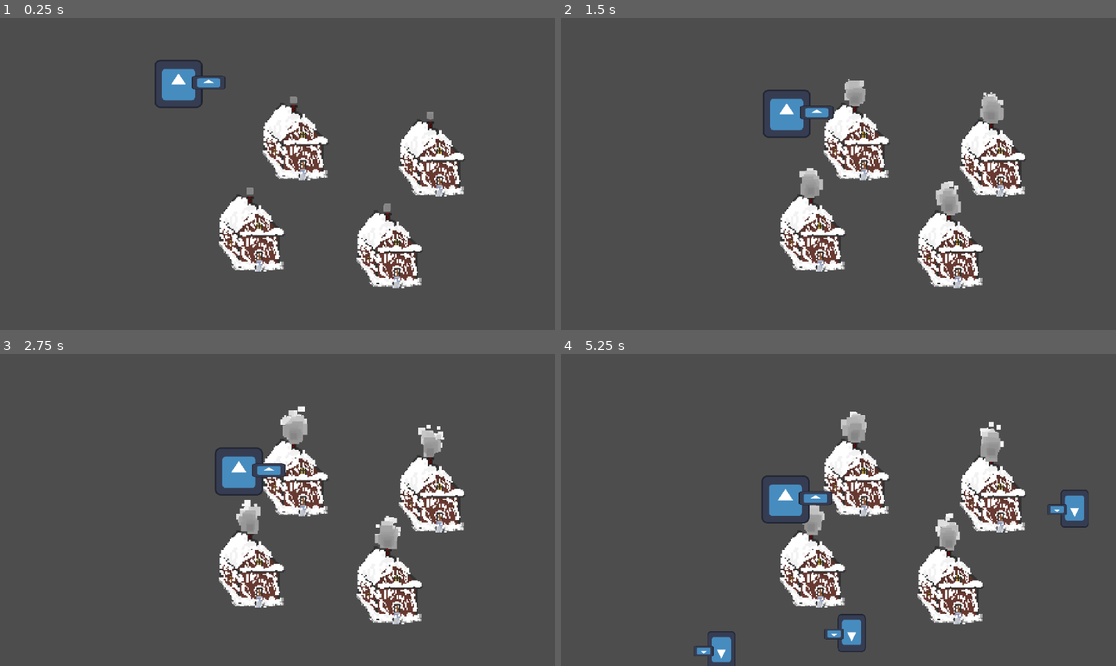
Above: before the commit, frames 1-4 (two rows, left to right).
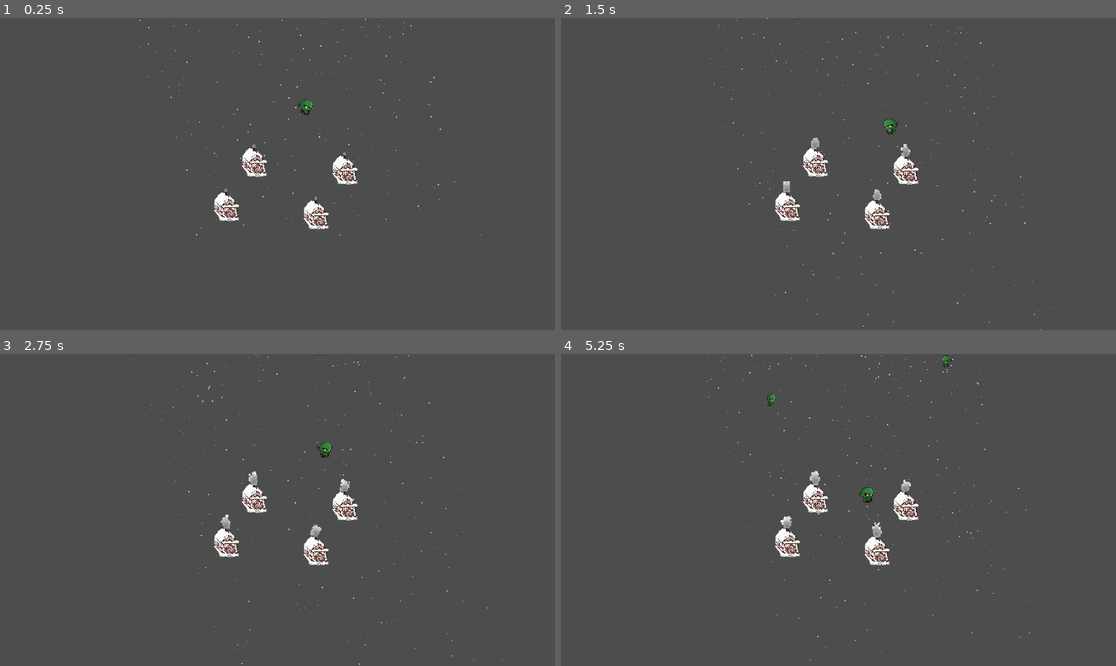
Above: after the commit, the same moments.

Repository: b13d/Jame-Gam-Christmas-Edition
Game: Godot game, scene res://Scenes/main.tscn
The game is run twice, just before and just after one commit, with the same random seed, the same clock (stepped at 60 frames per second) and the same inputs. The engine's default icon, where the game draws it, is replaced by a stand-in: a white triangle on a blue panel in a dark square.
Inputs (mouse positions are in pixels of both pictures, inside the frame that each line leads up to):
- Up to frame 1 (0.25 s): no input
- Up to frame 2 (1.5 s): move the mouse to (960, 158) at 0.52 s; click (960, 158) at 0.6 s; move the mouse to (727, 189) at 1.27 s; click (727, 189) at 1.35 s
- Up to frame 3 (2.75 s): move the mouse to (333, 441) at 2.02 s; click (333, 441) at 2.1 s
- Up to frame 4 (5.25 s): move the mouse to (810, 572) at 2.77 s; click (810, 572) at 2.85 s; move the mouse to (1005, 556) at 3.52 s; click (1005, 556) at 3.6 s; move the mouse to (672, 463) at 4.27 s; click (672, 463) at 4.35 s; move the mouse to (866, 510) at 5.02 s; click (866, 510) at 5.1 s

The runs differ from the first frame. In frame 1, 11% of the frame differs, in the area x 25-87%, y 0-87%; in frame 2, 12%; in frame 3, 12%; in frame 4, 13%, in the area x 23-95%, y 0-100%.

Commit message:
rename bandit -> goblin
fix main mesh, and add anim goblin

Diff:
--- a/Particles/snow_particles.tscn
+++ b/Particles/snow_particles.tscn
@@ -1,9 +1,10 @@
 [gd_scene format=3 uid="uid://c0q6gln1absvj"]
 
-[node name="snow_particles" type="CPUParticles2D"]
-amount = 512
-lifetime = 3.0
-speed_scale = 0.1
+[node name="Snow_Particles" type="CPUParticles2D"]
+amount = 2048
+lifetime = 5.0
+preprocess = 5.0
+speed_scale = 0.2
 lifetime_randomness = 1.0
 emission_shape = 3
 emission_rect_extents = Vector2(300, 1)
--- a/Scenes/bandit/bandit.tscn
+++ /dev/null
@@ -1,38 +0,0 @@
-[gd_scene load_steps=5 format=3 uid="uid://b7ji4c57nykwr"]
-
-[ext_resource type="Script" path="res://scenes/bandit/bandit.gd" id="1_lt1i1"]
-[ext_resource type="Texture2D" uid="uid://m242av7ji02q" path="res://icon.svg" id="1_xmtpl"]
-
-[sub_resource type="CircleShape2D" id="CircleShape2D_5a033"]
-radius = 18.1108
-
-[sub_resource type="CircleShape2D" id="CircleShape2D_c4m71"]
-radius = 18.0278
-
-[node name="bandit" type="CharacterBody2D"]
-script = ExtResource("1_lt1i1")
-
-[node name="Icon" type="Sprite2D" parent="."]
-scale = Vector2(0.3, 0.3)
-texture = ExtResource("1_xmtpl")
-
-[node name="Icon2" type="Sprite2D" parent="."]
-position = Vector2(24, -1)
-scale = Vector2(0.210118, 0.0844199)
-texture = ExtResource("1_xmtpl")
-
-[node name="NavigationAgent2D" type="NavigationAgent2D" parent="."]
-
-[node name="Area2D" type="Area2D" parent="."]
-
-[node name="CollisionShape2D" type="CollisionShape2D" parent="Area2D"]
-shape = SubResource("CircleShape2D_5a033")
-
-[node name="CollisionShape2D" type="CollisionShape2D" parent="."]
-shape = SubResource("CircleShape2D_c4m71")
-
-[node name="VisibleOnScreenNotifier2D" type="VisibleOnScreenNotifier2D" parent="."]
-scale = Vector2(6.8, 4.7)
-
-[connection signal="area_entered" from="Area2D" to="." method="_on_area_2d_area_entered"]
-[connection signal="screen_exited" from="VisibleOnScreenNotifier2D" to="." method="_on_visible_on_screen_notifier_2d_screen_exited"]
--- a/Scenes/bandit/bandit.gd
+++ b/Scenes/goblin/Goblin.gd
@@ -4,12 +4,23 @@
 var target = Vector2.ZERO
 var target2 = Vector2.ZERO
 
+func _ready():
+	$AnimationPlayer.play("idle")
+
 func _physics_process(delta):
 	if Input.is_action_just_pressed("click"):
 		target = get_global_mouse_position()
 		nav.target_position = target
 
-	var direction = -(nav.get_next_path_position() - global_position).normalized()
+	var direction = (nav.get_next_path_position() - global_position).normalized()
+
+	print(direction)
+
+	if direction.x < 0:
+		$Goblin_Icon.flip_h = true
+	else:
+		$Goblin_Icon.flip_h = false
+
 	translate(direction * 100 * delta)
 
 
--- /dev/null
+++ b/Scenes/goblin/Goblin.tscn
@@ -0,0 +1,83 @@
+[gd_scene load_steps=9 format=3 uid="uid://b7ji4c57nykwr"]
+
+[ext_resource type="Script" path="res://scenes/Goblin/Goblin.gd" id="1_lt1i1"]
+[ext_resource type="Texture2D" uid="uid://m242av7ji02q" path="res://icon.svg" id="1_xmtpl"]
+[ext_resource type="Texture2D" uid="uid://0r8owc1am1ov" path="res://Sprites/spr_goblin.png" id="2_snsu3"]
+
+[sub_resource type="CapsuleShape2D" id="CapsuleShape2D_t7ne0"]
+height = 26.0
+
+[sub_resource type="CapsuleShape2D" id="CapsuleShape2D_i1qbn"]
+height = 26.0
+
+[sub_resource type="Animation" id="Animation_feul5"]
+resource_name = "idle"
+length = 0.8
+loop_mode = 1
+tracks/0/type = "value"
+tracks/0/imported = false
+tracks/0/enabled = true
+tracks/0/path = NodePath(".:rotation")
+tracks/0/interp = 1
+tracks/0/loop_wrap = true
+tracks/0/keys = {
+"times": PackedFloat32Array(0, 0.2, 0.6),
+"transitions": PackedFloat32Array(1, 1, 1),
+"update": 0,
+"values": [0.0, 0.261799, -0.261799]
+}
+
+[sub_resource type="Animation" id="Animation_2mf57"]
+length = 0.001
+tracks/0/type = "value"
+tracks/0/imported = false
+tracks/0/enabled = true
+tracks/0/path = NodePath(".:rotation")
+tracks/0/interp = 1
+tracks/0/loop_wrap = true
+tracks/0/keys = {
+"times": PackedFloat32Array(0),
+"transitions": PackedFloat32Array(1),
+"update": 0,
+"values": [0.0]
+}
+
+[sub_resource type="AnimationLibrary" id="AnimationLibrary_75qb1"]
+_data = {
+"RESET": SubResource("Animation_2mf57"),
+"idle": SubResource("Animation_feul5")
+}
+
+[node name="Goblin" type="CharacterBody2D"]
+script = ExtResource("1_lt1i1")
+
+[node name="Goblin_Icon" type="Sprite2D" parent="."]
+scale = Vector2(0.5, 0.5)
+texture = ExtResource("2_snsu3")
+
+[node name="Gift_Icon" type="Sprite2D" parent="."]
+visible = false
+position = Vector2(24, -1)
+scale = Vector2(0.210118, 0.0844199)
+texture = ExtResource("1_xmtpl")
+
+[node name="NavigationAgent2D" type="NavigationAgent2D" parent="."]
+
+[node name="Area2D" type="Area2D" parent="."]
+
+[node name="CollisionShape2D" type="CollisionShape2D" parent="Area2D"]
+shape = SubResource("CapsuleShape2D_t7ne0")
+
+[node name="CollisionShape2D" type="CollisionShape2D" parent="."]
+shape = SubResource("CapsuleShape2D_i1qbn")
+
+[node name="VisibleOnScreenNotifier2D" type="VisibleOnScreenNotifier2D" parent="."]
+scale = Vector2(6.8, 4.7)
+
+[node name="AnimationPlayer" type="AnimationPlayer" parent="."]
+libraries = {
+"": SubResource("AnimationLibrary_75qb1")
+}
+
+[connection signal="area_entered" from="Area2D" to="." method="_on_area_2d_area_entered"]
+[connection signal="screen_exited" from="VisibleOnScreenNotifier2D" to="." method="_on_visible_on_screen_notifier_2d_screen_exited"]
--- a/Scenes/robber_creator/robber_creator.gd
+++ b/Scenes/goblin_spawner/goblin_spawner.gd
@@ -1,6 +1,7 @@
 extends Node2D
 
-@export var robber : PackedScene
+@export var goblin : PackedScene
+@export var goblin_place: Node2D
 @onready var path_follow_2d = $Path2D/PathFollow2D
 @onready var navigation_region_2d = $".."
 
@@ -11,11 +12,12 @@
 	pass
 
 func create_robber(pos):
-	var _robber = robber.instantiate()
+	var _goblin = goblin.instantiate()
 	path_follow_2d.progress_ratio = randf()
-	_robber.global_position = path_follow_2d.global_position
-	navigation_region_2d.add_child(_robber)
-	_robber.nav.target_position = pos
+	_goblin.global_position = path_follow_2d.global_position
+	#navigation_region_2d.add_child(_goblin)
+	goblin_place.add_child(_goblin)
+	_goblin.nav.target_position = pos
 	path_follow_2d.progress_ratio = randf()
-	_robber.target2 = path_follow_2d.global_position
+	_goblin.target2 = path_follow_2d.global_position
 	#_robber.global_position = pos
--- a/Scenes/robber_creator/robber_creator.tscn
+++ b/Scenes/goblin_spawner/goblin_spawner.tscn
@@ -1,7 +1,7 @@
 [gd_scene load_steps=4 format=3 uid="uid://dlyaov203q1oi"]
 
-[ext_resource type="Script" path="res://scenes/robber_creator/robber_creator.gd" id="1_std2y"]
-[ext_resource type="PackedScene" uid="uid://b7ji4c57nykwr" path="res://scenes/bandit/bandit.tscn" id="2_yr3jj"]
+[ext_resource type="Script" path="res://Scenes/goblin_spawner/goblin_spawner.gd" id="1_std2y"]
+[ext_resource type="PackedScene" uid="uid://b7ji4c57nykwr" path="res://Scenes/goblin/Goblin.tscn" id="2_yr3jj"]
 
 [sub_resource type="Curve2D" id="Curve2D_hl56a"]
 _data = {
@@ -9,14 +9,13 @@
 }
 point_count = 6
 
-[node name="Robber_creator" type="Node2D"]
+[node name="Goblin_Spawner" type="Node2D"]
 script = ExtResource("1_std2y")
-robber = ExtResource("2_yr3jj")
+goblin = ExtResource("2_yr3jj")
 
 [node name="Path2D" type="Path2D" parent="."]
 curve = SubResource("Curve2D_hl56a")
 
 [node name="PathFollow2D" type="PathFollow2D" parent="Path2D"]
 position = Vector2(1147, 7)
-rotation = 1.56455
 rotates = false
--- a/Scenes/home/home.gd
+++ b/Scenes/home/home.gd
@@ -2,10 +2,7 @@
 
 @onready var target_robbery = $target_robbery
 
-
-
-
 func _on_send_robber_timeout():
 	var house_entrance_position = target_robbery.global_position
-	print(house_entrance_position)
+	#print(house_entrance_position)
 	Events.send_robber_to_house.emit(house_entrance_position)
--- a/Scenes/home/home.tscn
+++ b/Scenes/home/home.tscn
@@ -1,9 +1,9 @@
 [gd_scene load_steps=5 format=3 uid="uid://cu0p5a36mtge3"]
 
-[ext_resource type="Texture2D" uid="uid://doxaasuwce5al" path="res://sprites/Home.png" id="1_hgey8"]
+[ext_resource type="Texture2D" uid="uid://doxaasuwce5al" path="res://Sprites/Home.png" id="1_hgey8"]
 [ext_resource type="Script" path="res://scenes/home/home.gd" id="1_j7lpq"]
-[ext_resource type="PackedScene" uid="uid://jvqduren0t25" path="res://particles/smoke.tscn" id="2_045j6"]
-[ext_resource type="PackedScene" uid="uid://cnuyxkwhafbon" path="res://scenes/home/target_robbery.tscn" id="3_t2io7"]
+[ext_resource type="PackedScene" uid="uid://jvqduren0t25" path="res://Particles/Smoke.tscn" id="2_045j6"]
+[ext_resource type="PackedScene" uid="uid://cnuyxkwhafbon" path="res://Scenes/home/target_robbery.tscn" id="3_t2io7"]
 
 [node name="Home" type="Node2D"]
 script = ExtResource("1_j7lpq")
--- a/Scenes/main.tscn
+++ b/Scenes/main.tscn
@@ -1,49 +1,46 @@
-[gd_scene load_steps=5 format=3 uid="uid://doebwe5frtujc"]
+[gd_scene load_steps=6 format=3 uid="uid://doebwe5frtujc"]
 
-[ext_resource type="PackedScene" uid="uid://cu0p5a36mtge3" path="res://scenes/home/home.tscn" id="1_bga1k"]
-[ext_resource type="PackedScene" uid="uid://b7ji4c57nykwr" path="res://scenes/bandit/bandit.tscn" id="2_r4ang"]
-[ext_resource type="PackedScene" uid="uid://dlyaov203q1oi" path="res://scenes/robber_creator/robber_creator.tscn" id="4_qvdx3"]
+[ext_resource type="PackedScene" uid="uid://cu0p5a36mtge3" path="res://Scenes/home/home.tscn" id="1_bga1k"]
+[ext_resource type="PackedScene" uid="uid://b7ji4c57nykwr" path="res://Scenes/goblin/Goblin.tscn" id="2_r4ang"]
+[ext_resource type="PackedScene" uid="uid://c0q6gln1absvj" path="res://Particles/snow_particles.tscn" id="4_qjh65"]
+[ext_resource type="PackedScene" uid="uid://dlyaov203q1oi" path="res://Scenes/goblin_spawner/goblin_spawner.tscn" id="4_qvdx3"]
 
 [sub_resource type="NavigationPolygon" id="NavigationPolygon_sw1b3"]
-vertices = PackedVector2Array(1156, -711, 1156, 652, 27, -6, 33, -17, 86, -99, -1182, 663, -58, -5, -92, -51, -160, -23, 92, -110, 58, -155, -1180, -700, -27, -154, -33, -143, -130, -172, -96, -126, 2, -97, -215, -170, -221, -159, -273, -78, -102, -115, -86, -62, -154, -34, -188, -79, -186, -114, -2, -63, -244, -22, -279, -67)
-polygons = Array[PackedInt32Array]([PackedInt32Array(0, 1, 2, 3, 4), PackedInt32Array(2, 1, 5, 6), PackedInt32Array(7, 6, 5, 8), PackedInt32Array(0, 9, 10), PackedInt32Array(11, 0, 10, 12), PackedInt32Array(11, 12, 13, 14), PackedInt32Array(15, 14, 13, 16), PackedInt32Array(11, 14, 17), PackedInt32Array(5, 11, 17, 18, 19), PackedInt32Array(20, 21, 7, 22, 23, 24), PackedInt32Array(20, 15, 16, 25, 21), PackedInt32Array(8, 22, 7), PackedInt32Array(26, 8, 5), PackedInt32Array(27, 26, 5), PackedInt32Array(4, 9, 0), PackedInt32Array(16, 4, 3, 25), PackedInt32Array(24, 23, 19, 18), PackedInt32Array(5, 19, 27)])
-outlines = Array[PackedVector2Array]([PackedVector2Array(1165.85, 661.737, 1165.85, -722.354, -1189.79, -709.725, -1193.21, 674.365)])
+vertices = PackedVector2Array(13, -10, 1019, 570, -988, 553, -53, -9, -173, -27, -80, -58, -239, -26, -974, -611, -266, -75, -115, -119, -142, -168, -20, -151, 7, -102, -14, -59, 1011, -646, 73, -103, -181, -118, -200, -76, 46, -152, -208, -167)
+polygons = Array[PackedInt32Array]([PackedInt32Array(0, 1, 2, 3), PackedInt32Array(3, 2, 4, 5), PackedInt32Array(6, 4, 2), PackedInt32Array(6, 2, 7, 8), PackedInt32Array(9, 10, 11, 12, 13, 5), PackedInt32Array(14, 1, 0, 15), PackedInt32Array(12, 15, 0, 13), PackedInt32Array(16, 9, 5, 4, 17), PackedInt32Array(14, 15, 18), PackedInt32Array(7, 14, 18, 11, 10), PackedInt32Array(7, 10, 19), PackedInt32Array(17, 8, 7, 19, 16)])
+outlines = Array[PackedVector2Array]([PackedVector2Array(1030, 581, 1014, -653, -984, -621, -999, 563)])
 source_geometry_group_name = &"navigation_polygon_source_group"
 
 [node name="Main" type="Node2D"]
 
 [node name="Camera" type="Camera2D" parent="."]
-position = Vector2(26, 37)
-zoom = Vector2(2.6, 2.6)
+position = Vector2(-91, -133)
 
 [node name="NavigationRegion2D" type="NavigationRegion2D" parent="."]
-position = Vector2(22, -2)
-scale = Vector2(-0.584979, -0.791856)
+position = Vector2(22, -1)
 navigation_polygon = SubResource("NavigationPolygon_sw1b3")
 
 [node name="Home" parent="NavigationRegion2D" groups=["home"] instance=ExtResource("1_bga1k")]
-position = Vector2(-170.946, -164.171)
-rotation = 3.14159
+position = Vector2(-153.878, -126)
+
+[node name="Home2" parent="NavigationRegion2D" instance=ExtResource("1_bga1k")]
+position = Vector2(-212, -33.8118)
+
+[node name="Home3" parent="NavigationRegion2D" instance=ExtResource("1_bga1k")]
+position = Vector2(-25.6686, -17.3947)
+
+[node name="Home4" parent="NavigationRegion2D" instance=ExtResource("1_bga1k")]
+position = Vector2(34.1626, -109.583)
+
+[node name="Goblin" parent="NavigationRegion2D" instance=ExtResource("2_r4ang")]
+position = Vector2(-56, -271)
 scale = Vector2(1.70946, 1.26286)
 
-[node name="Home2" parent="NavigationRegion2D" instance=ExtResource("1_bga1k")]
-position = Vector2(-229.068, -71.9828)
-rotation = 3.14159
-scale = Vector2(1.70946, 1.26286)
+[node name="Goblin_Spawner" parent="NavigationRegion2D" node_paths=PackedStringArray("goblin_place") instance=ExtResource("4_qvdx3")]
+goblin_place = NodePath("../Goblins")
 
-[node name="Home3" parent="NavigationRegion2D" instance=ExtResource("1_bga1k")]
-position = Vector2(-42.7366, -55.5657)
-rotation = 3.14159
-scale = Vector2(1.70946, 1.26286)
+[node name="Goblins" type="Node2D" parent="NavigationRegion2D"]
+position = Vector2(-22, 2)
 
-[node name="Home4" parent="NavigationRegion2D" instance=ExtResource("1_bga1k")]
-position = Vector2(17.0946, -147.754)
-rotation = 3.14159
-scale = Vector2(1.70946, 1.26286)
-
-[node name="bandit" parent="NavigationRegion2D" instance=ExtResource("2_r4ang")]
-position = Vector2(128.21, 41.6743)
-rotation = 3.14159
-scale = Vector2(1.70946, 1.26286)
-
-[node name="Robber_creator2" parent="NavigationRegion2D" instance=ExtResource("4_qvdx3")]
+[node name="Snow_Particles" parent="." instance=ExtResource("4_qjh65")]
+position = Vector2(-127, -550)
Not shown, changed: Sprites/anvil.png.import
Binary file added: Sprites/enemy.aseprite
Binary file added: Sprites/spr_goblin.png
Not shown, changed: Sprites/spr_goblin.png.import
